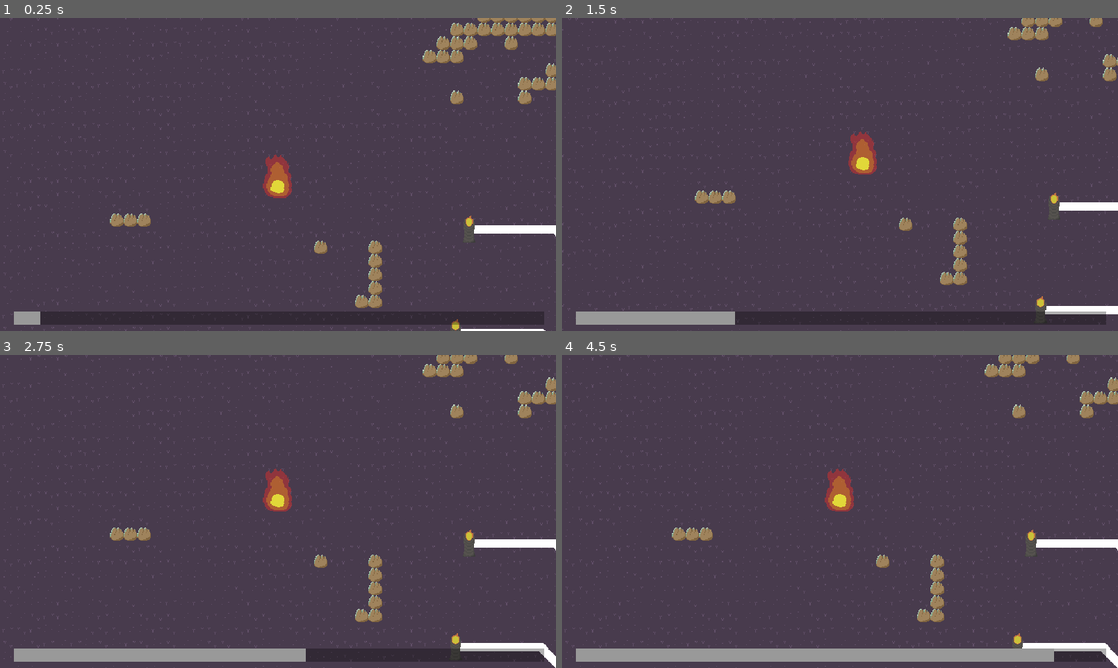
Above: before the commit, frames 1-4 (two rows, left to right).
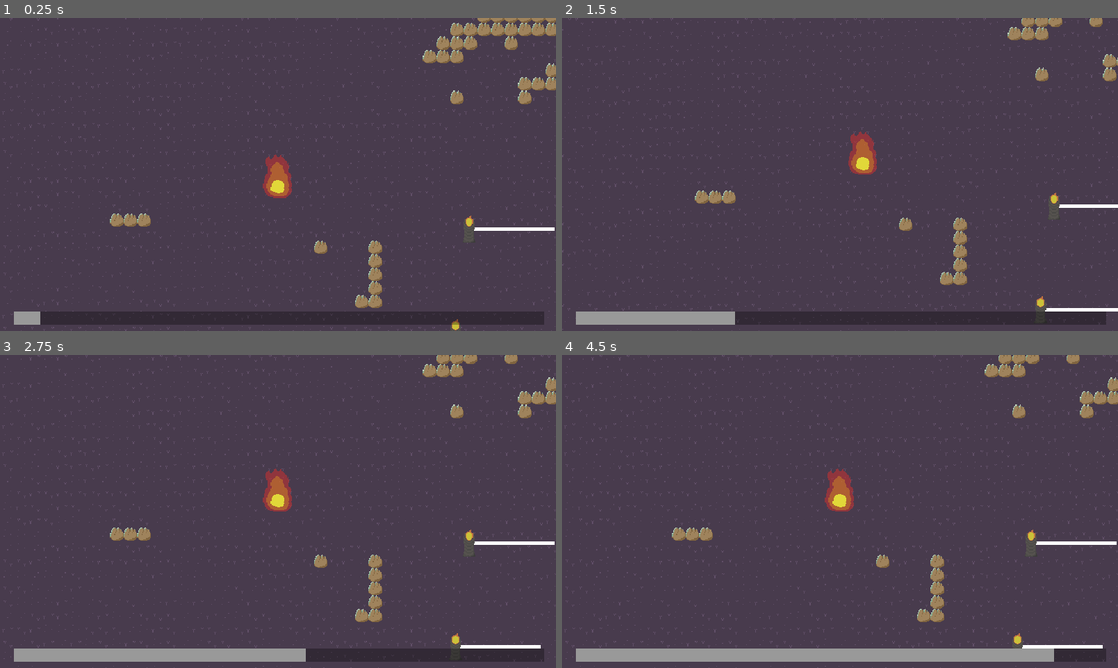
Above: after the commit, the same moments.

Repository: sushitoad/tower-defense-prototype
Game: Godot game, scene res://scenes/test_scene.tscn
Two runs of this game, one before a commit and one after it. Both use one fixed random seed, a clock stepped at 60 frames per second and the inputs below.
Inputs (mouse positions are in pixels of both pictures, inside the frame that each line leads up to):
- Up to frame 1 (0.25 s): no input
- Up to frame 2 (1.5 s): move the mouse to (962, 158) at 0.52 s; tap S (CameraDown) at 0.6 s; move the mouse to (728, 190) at 1.27 s; tap A (CameraLeft) at 1.35 s
- Up to frame 3 (2.75 s): move the mouse to (333, 442) at 2.02 s; tap D (CameraRight) at 2.1 s
- Up to frame 4 (4.5 s): move the mouse to (812, 574) at 2.77 s; tap W (CameraUp) at 2.85 s; move the mouse to (1006, 558) at 3.52 s; click (1006, 558) at 3.6 s; move the mouse to (673, 464) at 4.27 s; tap S (CameraDown) at 4.35 s

The runs differ from the first frame. In frame 1, 0.3% of the frame differs, in the area x 82-100%, y 66-100%; in frame 2, 0.4%; in frame 3, 0.6%, in the area x 82-100%, y 58-100%; in frame 4, 0.5%.

Commit message:
trying to figure lines out
I think I have some answers in notes?

Diff:
--- a/scenes/prism_beacon.tscn
+++ b/scenes/prism_beacon.tscn
@@ -18,10 +18,11 @@
 script = ExtResource("1_gs3bi")
 beaconType = 4
 
-[node name="Area2D" type="Area2D" parent="." node_paths=PackedStringArray("bulletSpawnPos")]
+[node name="Area2D" type="Area2D" parent="." node_paths=PackedStringArray("bulletSpawnPos", "buddyLines")]
 script = ExtResource("2_gs3bi")
 bullet = ExtResource("3_oeg75")
 bulletSpawnPos = NodePath("BulletSpawnPoint")
+buddyLines = [NodePath("BuddyOneLine2D"), NodePath("BuddyTwoLine2D")]
 
 [node name="RangeShape2D" type="CollisionShape2D" parent="Area2D"]
 shape = SubResource("CircleShape2D_c7lry")
@@ -45,9 +46,11 @@
 
 [node name="BuddyOneLine2D" type="Line2D" parent="Area2D"]
 points = PackedVector2Array(0, 0, 100, 0)
+width = 4.0
 
 [node name="BuddyTwoLine2D" type="Line2D" parent="Area2D"]
 points = PackedVector2Array(0, 0, 0, 0)
+width = 4.0
 
 [node name="CollisionShape2D" type="CollisionShape2D" parent="."]
 position = Vector2(-1, 12)
--- a/scripts/beacon.gd
+++ b/scripts/beacon.gd
@@ -51,6 +51,7 @@
 			$DormantTimer.start(dormantTime)
 			$Sprite2D.modulate = dormantColor
 		else:
+			#fix this
 			get_node("%LevelManager").GameEnd(false)
 
 func WakeThisBeacon():
--- a/scripts/prism_beacon.gd
+++ b/scripts/prism_beacon.gd
@@ -5,6 +5,7 @@
 @export var attackDamage: int = 10
 @export var bullet: PackedScene
 @export var bulletSpawnPos: Node2D
+@export var buddyLines: Array[Line2D]
 var nearbyBeaconDistance: float = 100
 var attackRange: float
 var enemiesInRange = Array()
@@ -13,18 +14,16 @@
 var potentialPrismBuddies: Array[StaticBody2D]
 var prismBuddies: Array[StaticBody2D]
 
+#line2Ds are local coordinates based on the line node's position
+#I need to subtract the line2Ds global position from the target global position
+# or from whatever position I want. Basically to get local its always -Line2D.global_position
+
 func _ready() -> void:
 	attackRange = $RangeShape2D.shape.radius
 	nearbyBeaconDistance = $PrismBuddiesArea2D/NearbyBeaconRange2D.shape.radius
 	beacon = get_parent()
 	prismBuddies.resize(2)
-	#trying to figure out drawing lines
-	$BuddyOneLine2D.add_point(beacon.global_position)
-	var heartfire: StaticBody2D
-	for beacon in get_tree().get_nodes_in_group("beacon"):
-		if beacon.beaconType == GlobalEnums.BeaconType.HEARTFIRE:
-			heartfire = beacon
-	$BuddyOneLine2D.add_point(heartfire.global_position)
+
 
 func _process(delta: float) -> void:
 	if !beacon.isDestroyed and !beacon.isBeingPlaced:
@@ -94,13 +93,6 @@
 	prismBuddies[0] = buddyOne
 	prismBuddies[1] = buddyTwo
 	print(prismBuddies)
-	#this isn't doing crap yet but thats ok haha
-	if buddyOne != null:
-		DrawLineToPrismBuddy(prismBuddies[0], $BuddyOneLine2D)
-	else: $BuddyOneLine2D.clear_points()
-	if buddyTwo != null:
-		DrawLineToPrismBuddy(prismBuddies[1], $BuddyTwoLine2D)
-	else: $BuddyTwoLine2D.clear_points()
 	#under this conditional, find the two closest beacons (that aren't buddies already)
 	#add them to prismBuddies and draw Line2Ds
 		#instantiate a line for each buddy
